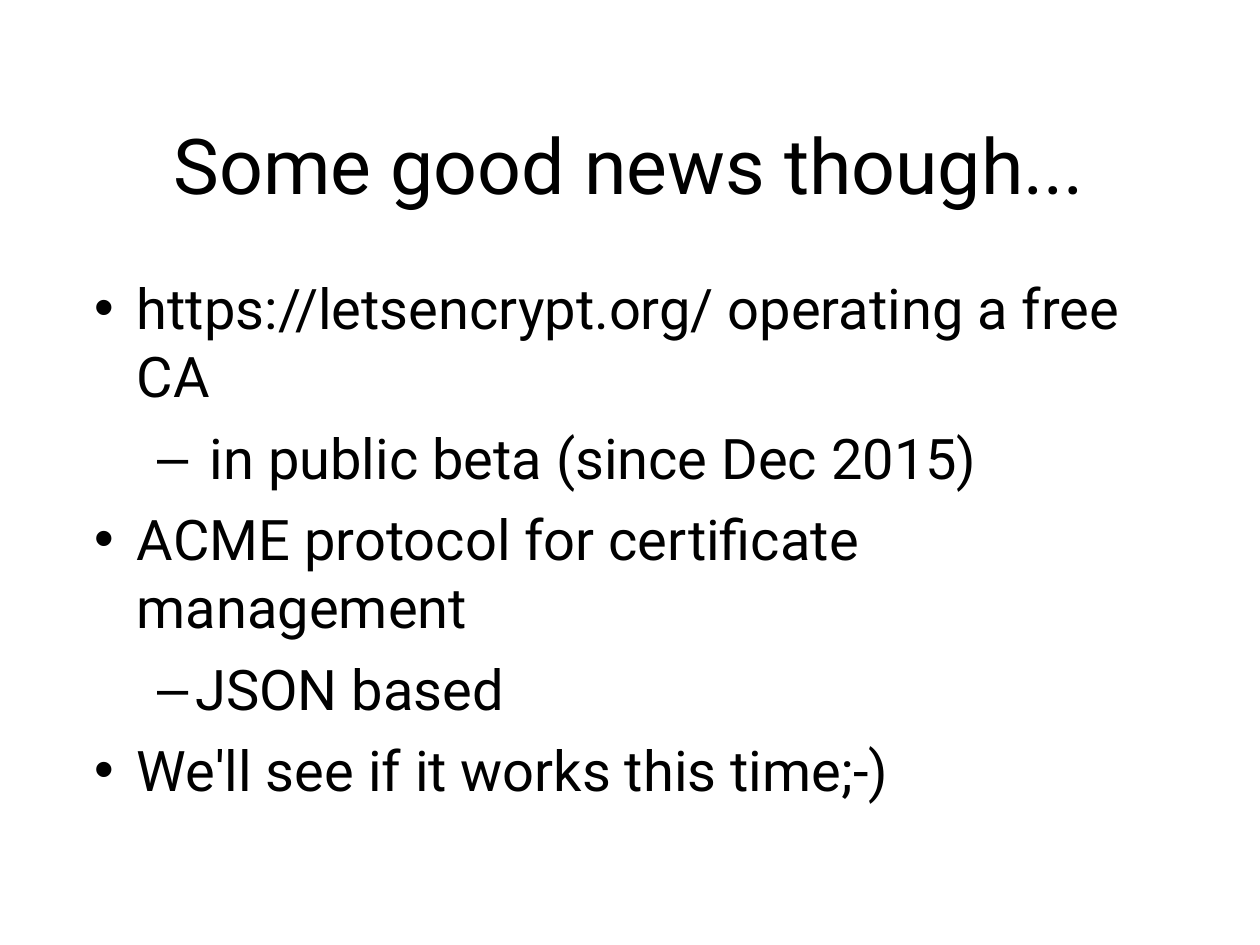
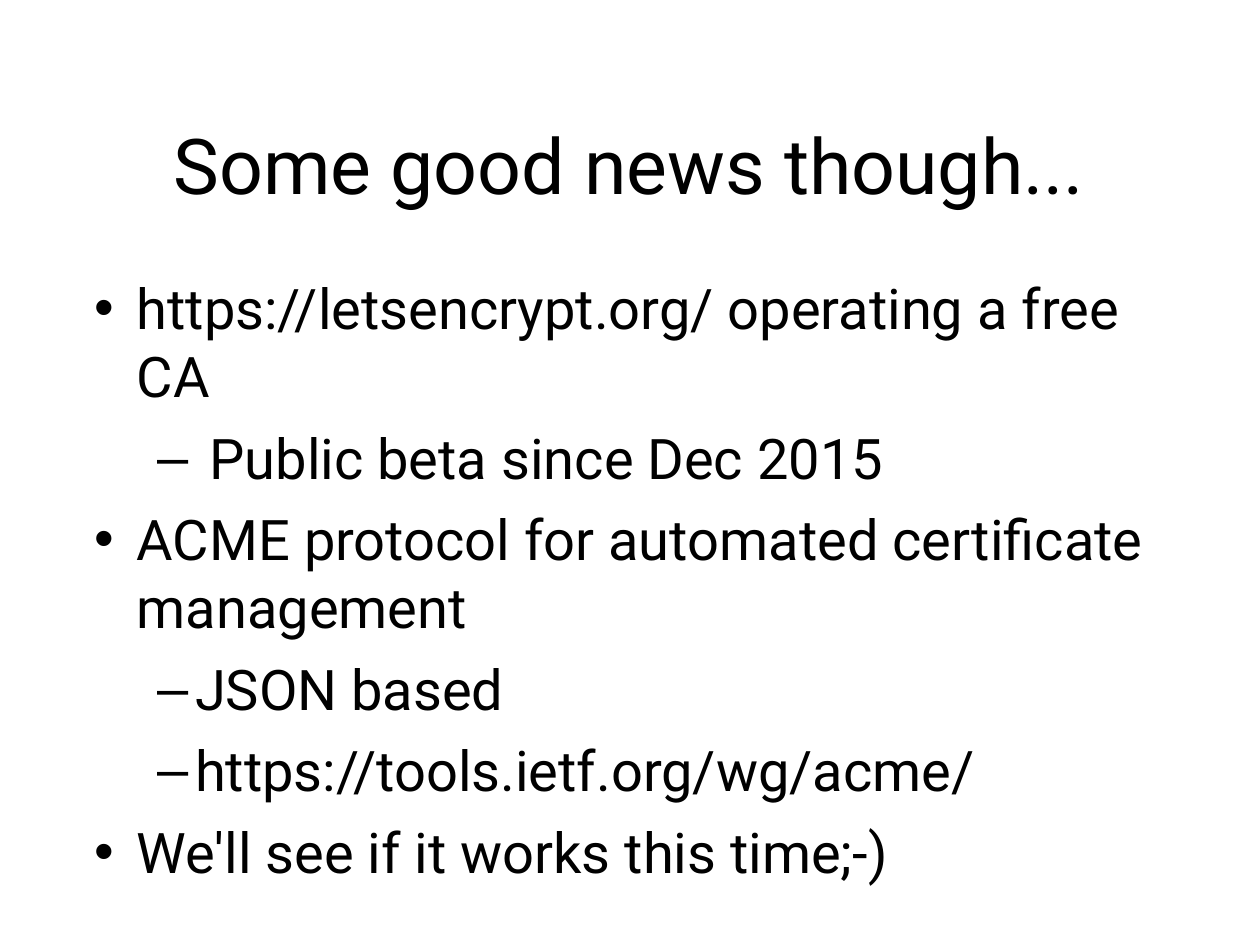
Before and after one commit to sftcd/cs7053, a slide deck: slide 38 of 2016lectures/06-protocols.ppt. Drawn at 1260x945 pixels with LibreOffice and Linux fonts; fonts in the diff are those of the drawing. Boxes give left, top, right and bottom in pixels: in the first picture for what was removed or moved away, otherwise in the second. Text is boxed around its words. In the diff, an @@ line names an element or a change of style, - is before the commit and + after.

Commit message:
tweaked std protocols deck

```diff
--- a/2016lectures/06-protocols.ppt
+++ b/2016lectures/06-protocols.ppt
@@ text at <box>137,437,1143,640</box>: text changed @@
-  – in public beta (since Dec 2015)
-• ACME protocol for certificate management
+  – Public beta since Dec 2015
+• ACME protocol for automated certificate management
@@ text at <box>195,748,974,803</box>: paragraph added @@
+  – https://tools.ietf.org/wg/acme/
```
Also in this commit, not shown: 14 other slides changed, 2 slides added.
